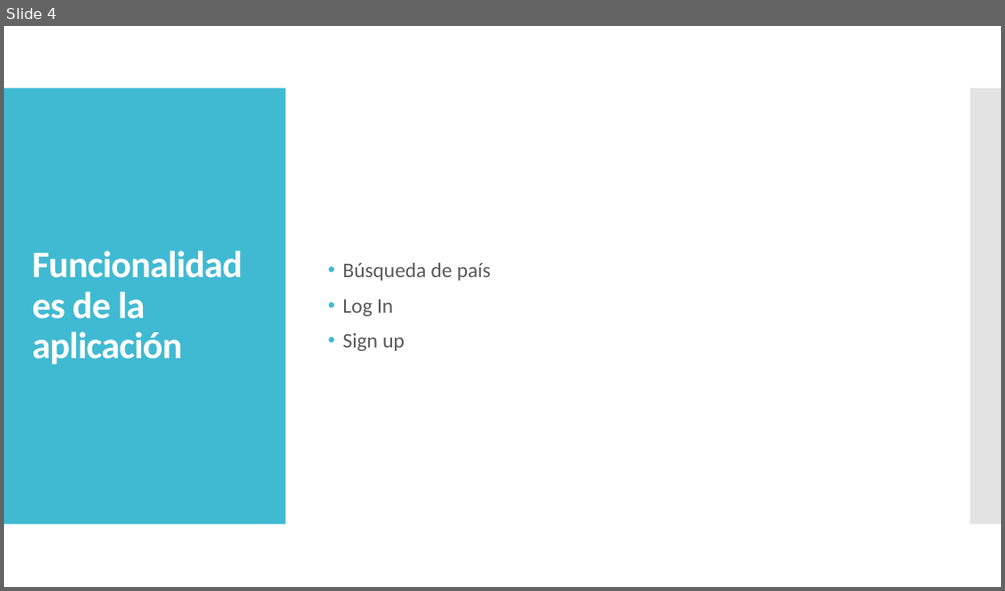
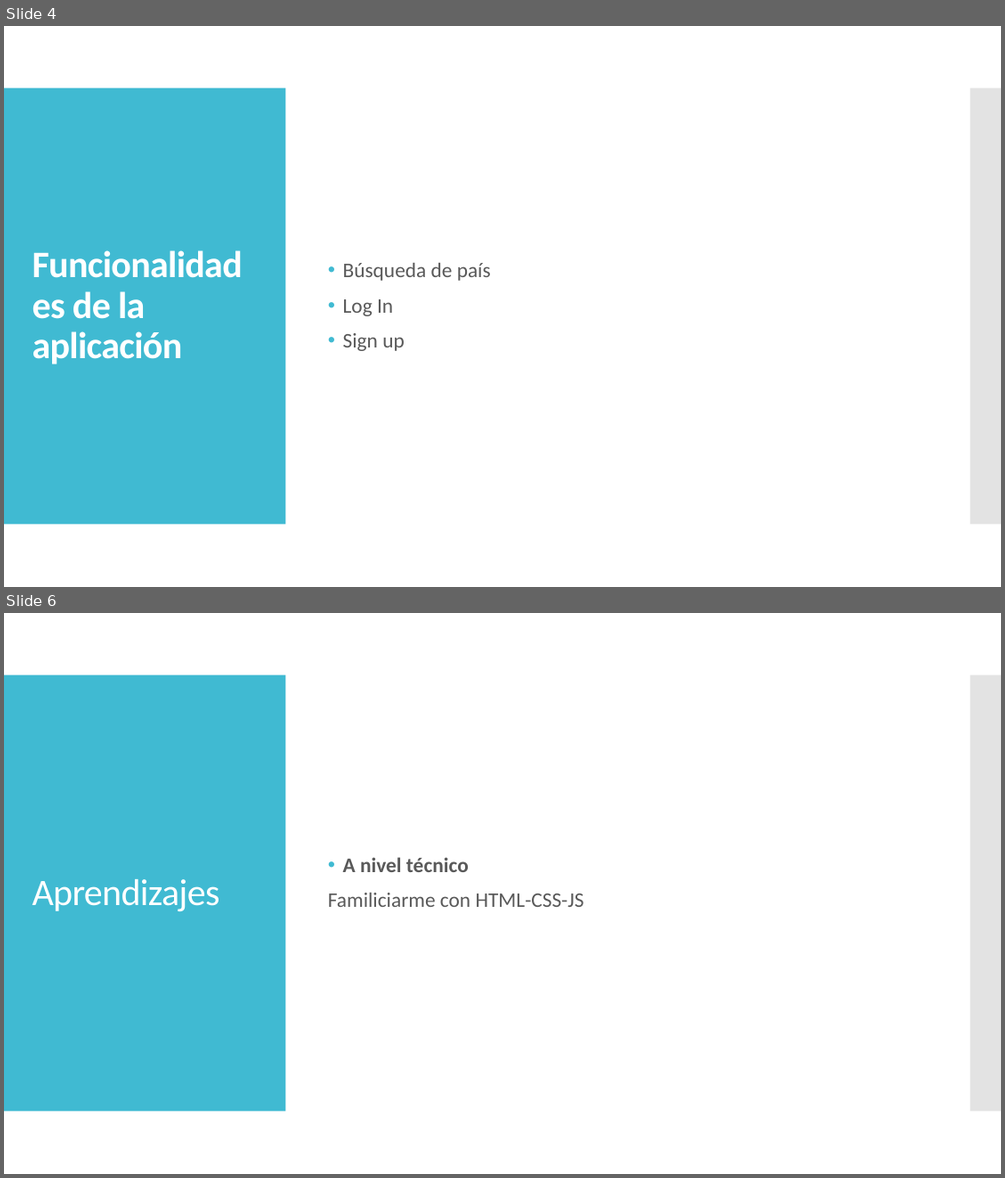
Before and after one commit to erifylo/travelData, a slide deck: travelData - Παρουσίαση1.pptx. Shown one above the other, each under a label of ours: slide 4 before the commit, slides 4 and 6 after it; the slides between them are not shown. The pictures are 1005x591 and 1005x1178 pixels, drawn with LibreOffice and Linux fonts; fonts in the diff are those of the drawing. Boxes give left, top, right and bottom in pixels: in the first picture for what was removed or moved away, otherwise in the second. Text is boxed around its words. In the diff, an @@ line names an element or a change of style, - is before the commit and + after.

```diff
--- a/travelData - Παρουσίαση1.pptx
+++ b/travelData - Παρουσίαση1.pptx
@@ slide 6 added at (x1=4, y1=613, x2=1001, y2=1174), background #FFFFFF; not listed: 2 template elements that a slide beside it also shows @@
@@ title added at (x1=32, y1=879, x2=220, y2=911), 36 pt, text #FFFFFF @@
+Aprendizajes
@@ text added at (x1=328, y1=857, x2=584, y2=907), 20 pt, text #595959 @@
+• A nivel técnico
+Familiciarme con HTML-CSS-JS
```
Also in this commit, not shown: 1 other slide added, 12 other files.
